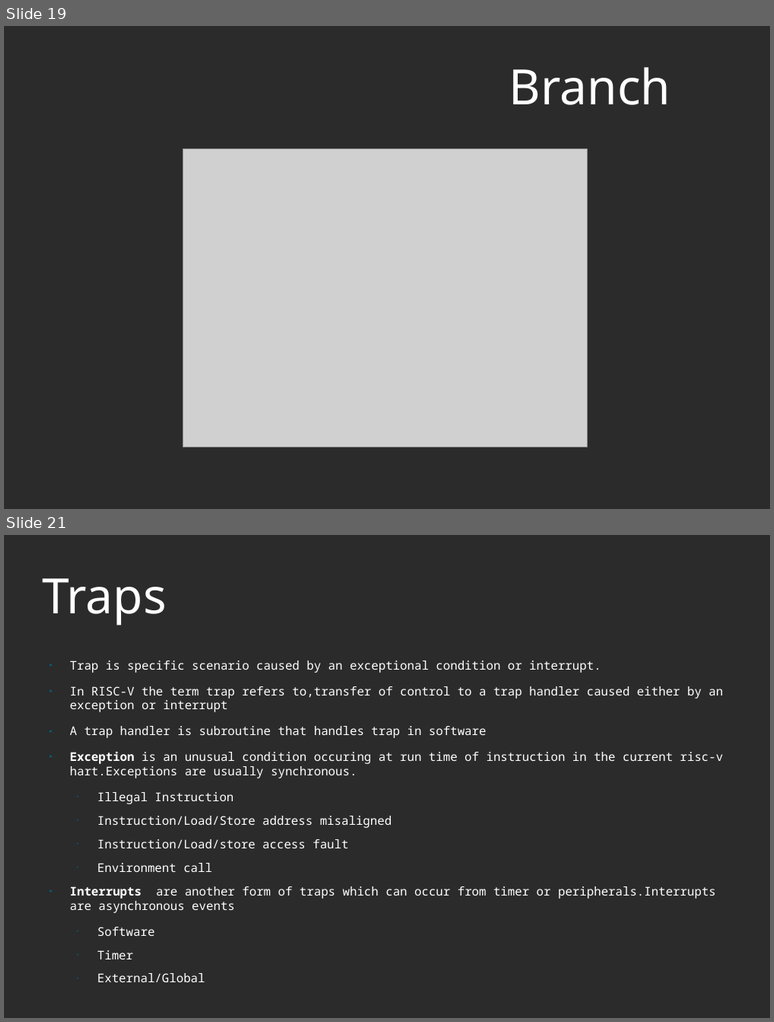
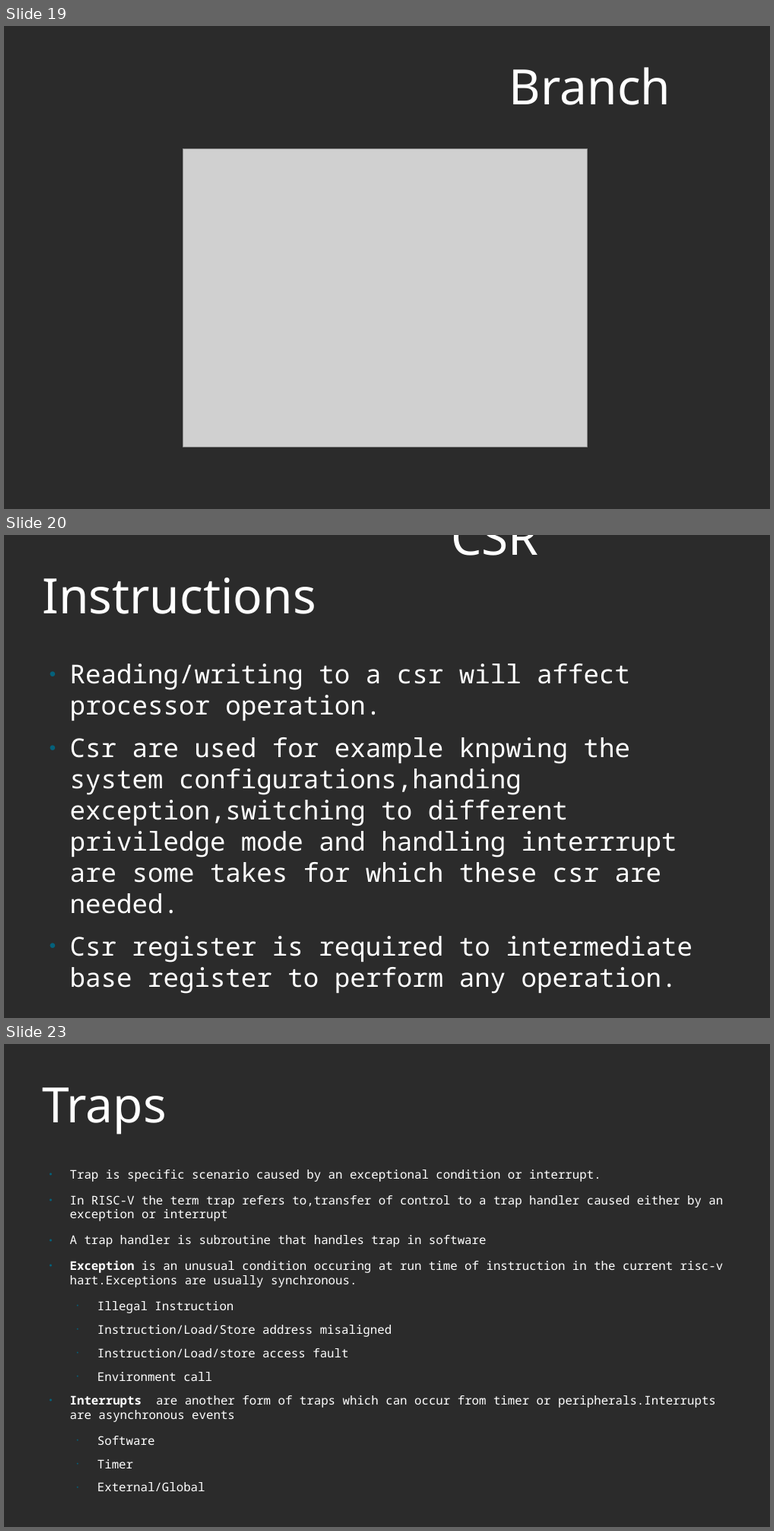
Before and after one commit to murthuja1708/desd_class, a slide deck: RISCV.odp. Shown one above the other, each under a label of ours: slides 19 and 21 before the commit, slides 19, 20 and 23 after it; the slides between them are not shown. The pictures are 774x1022 and 774x1531 pixels, drawn with LibreOffice and Linux fonts; fonts in the diff are those of the drawing; grey boxes stand for pictures; background and template pictures are left out; a plain dark background stands for a picture behind light text. Boxes give left, top, right and bottom in pixels: in the first picture for what was removed or moved away, otherwise in the second. Text is boxed around its words. In the diff, an @@ line names an element or a change of style, - is before the commit and + after.

Commit message:
added csr instructions

```diff
--- a/RISCV.odp
+++ b/RISCV.odp
@@ slide 20 added at [4,535,770,1018], background picture (left out) @@
@@ title added at [451,535,538,556], 60 pt, text #FFFFFF @@
+CSR Instructions
@@ text added at [70,663,693,993], 32 pt, text #FFFFFF @@
+● Reading/writing to a csr will affect processor operation.
+● Csr are used for example knpwing the system configurations,handing exception,switching to different priviledge mode and handling interrrupt are some takes for which these csr are needed.
+● Csr register is required to intermediate base register to perform any operation.
@@ what was slide 21 is now slide 23 @@
```
Also in this commit, not shown: 2 slides changed, 3 other slides added, 2 slides removed.
